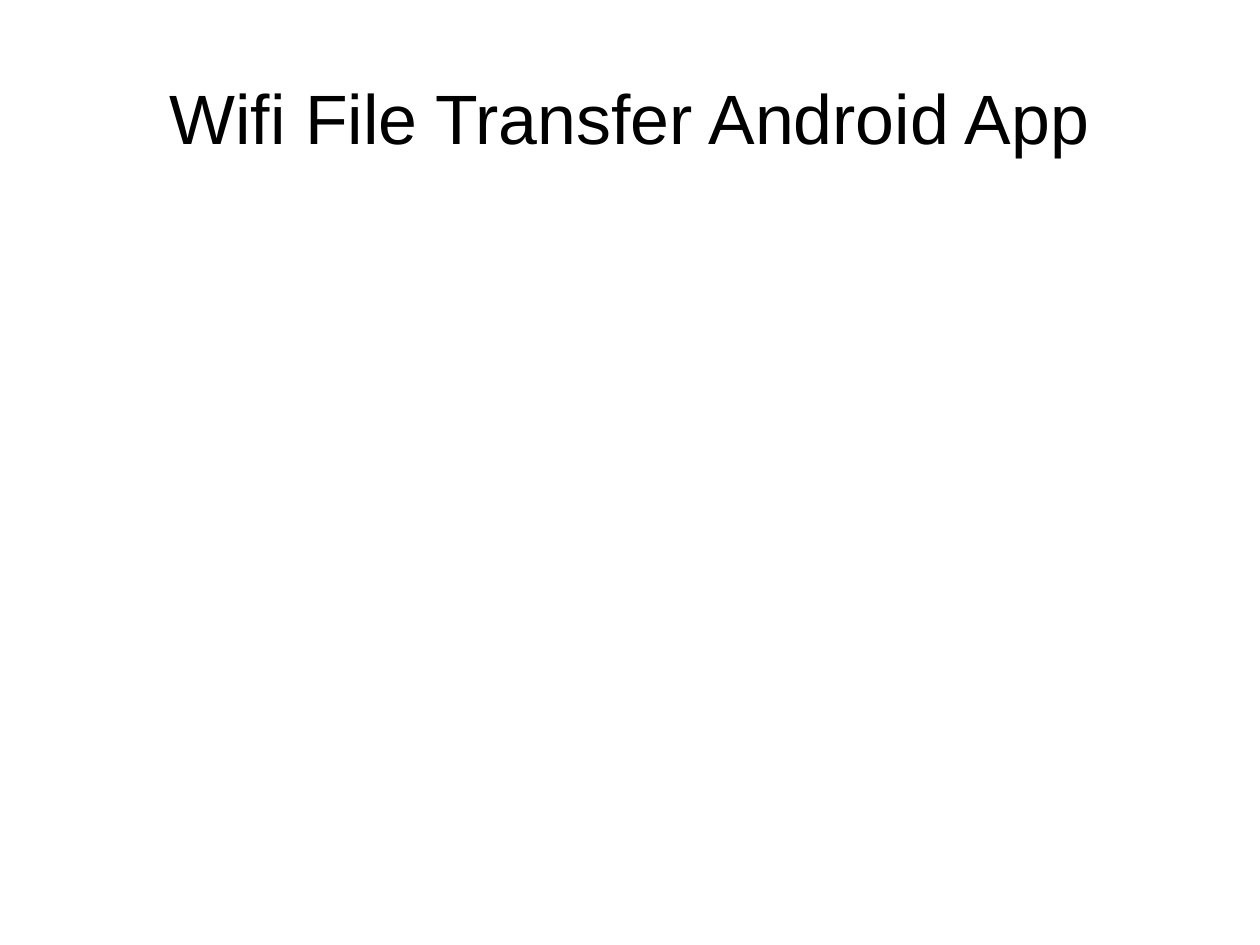
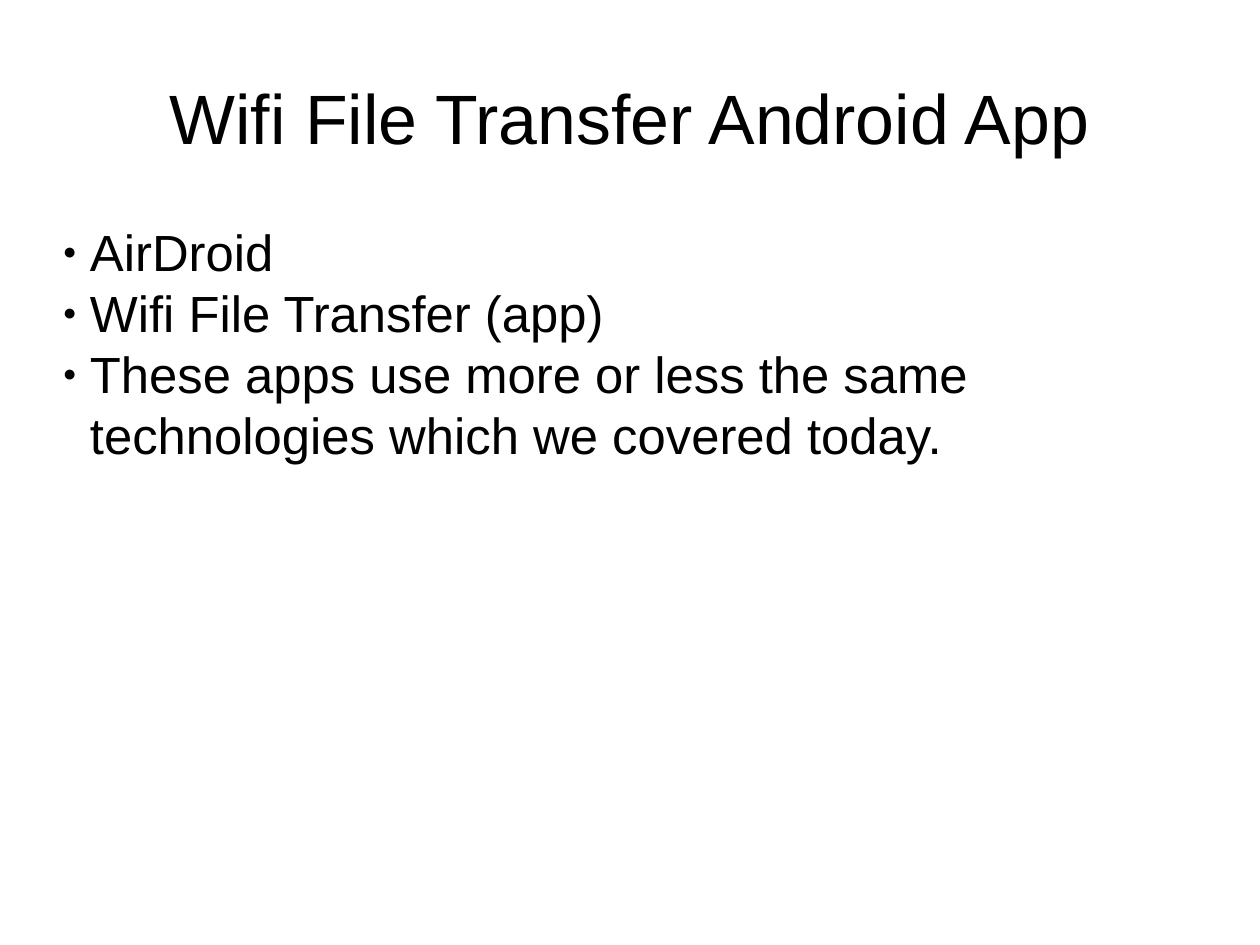
Before and after one commit to zense/SK20, a slide deck: slide 11 of Session-2/Introduction-to-Backend-Part1.pptx (slide 12 before the commit). Drawn at 1260x945 pixels with LibreOffice and Linux fonts; fonts in the diff are those of the drawing. Boxes give left, top, right and bottom in pixels: in the first picture for what was removed or moved away, otherwise in the second. Text is boxed around its words. In the diff, an @@ line names an element or a change of style, - is before the commit and + after.

```diff
--- a/Session-2/Introduction-to-Backend-Part1.pptx
+++ b/Session-2/Introduction-to-Backend-Part1.pptx
@@ text added at (90,234,967,465), 32 pt, text #000000 @@
+● AirDroid
+● Wifi File Transfer (app)
+● These apps use more or less the same technologies which we covered today.
```
Also in this commit, not shown: 1 other slide changed, 1 slide removed, 1 other file.
